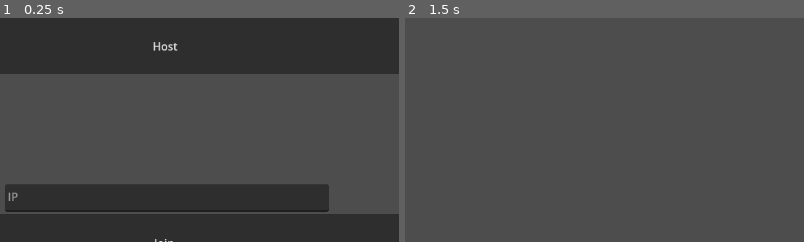
Above: before the commit, frames 1-2 (left to right).
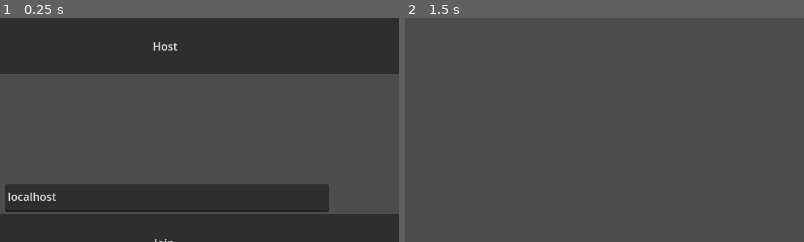
Above: after the commit, the same moments.

Repository: tomeng99/aoe-game-godot
Game: Godot game, scene res://scenes/Menu.tscn
The game is run twice, just before and just after one commit, with the same random seed, the same clock (stepped at 60 frames per second) and the same inputs. The engine's default icon, where the game draws it, is replaced by a stand-in: a white triangle on a blue panel in a dark square.
Inputs (mouse positions are % of the whole screen's width and height, from its top left):
- Up to frame 1 (0.25 s): no input
- Up to frame 2 (1.5 s): tap Enter at 0.5 s; move the mouse to (45, 70) at 0.52 s; hold Up (ui_up) 0.53-1.25 s; click (45, 70) at 0.67 s; click "Host" at 1.25 s
The pictures show only the part of the screen within x 29-79%, y 0-50%; the shares and areas given below are measured in that part.

The runs differ from the first frame. In frame 1, 0.3% of the frame differs, in the area x 2-15%, y 77-82%; in frame 2, nothing differs.

Commit message:
Kinda works

Diff:
--- a/project.godot
+++ b/project.godot
@@ -14,3 +14,7 @@
 run/main_scene="res://scenes/Menu.tscn"
 config/features=PackedStringArray("4.3", "Forward Plus")
 config/icon="res://resources/icon.svg"
+
+[display]
+
+window/size/resizable=false
--- a/scenes/Menu.tscn
+++ b/scenes/Menu.tscn
@@ -43,6 +43,7 @@
 offset_top = 240.0
 offset_right = 813.0
 offset_bottom = 280.0
+text = "localhost"
 placeholder_text = "IP"
 
 [node name="MultiplayerSpawner" type="MultiplayerSpawner" parent="."]
--- a/scenes/selection_box.gd
+++ b/scenes/selection_box.gd
@@ -19,7 +19,7 @@
 func _input(event):
 	if is_multiplayer_authority():  # Only allow input handling if this peer is the authority
 		handle_input(event)
-		print(name.to_int())
+		#print(name.to_int())
 
 
 func handle_input(event):
@@ -53,6 +53,7 @@
 	selection_box.size = (selection_end - selection_start).abs()
 
 	for character in characters_node.get_children():
+		print(character)
 		if get_selection_rect().has_point(character.global_position):
 			character.select()
 			if character not in selected_characters:
@@ -81,12 +82,19 @@
 	selected_characters.clear()
 
 func _on_button_pressed():
+	# Notify all clients to add this character to their Characters node
+	rpc_add_character.rpc(Vector2(randf() * 500, randf() * 500), multiplayer.get_unique_id())
+
+
+@rpc("call_local", "any_peer")
+func rpc_add_character(position, authority):
+	print("Is server:", multiplayer.is_server())
 	var scene_instance = player_scene.instantiate()
-	scene_instance.global_position = Vector2(randf() * 500, randf() * 500)
+	scene_instance.global_position = position
 
 	# Ensure authority is set correctly
-	scene_instance.set_multiplayer_authority(multiplayer.get_unique_id())
-	print(multiplayer.get_unique_id())
+	scene_instance.set_multiplayer_authority(authority)
+	print("spawned minion for ", authority, " on ", multiplayer.get_unique_id())
 
 	# Add MultiplayerSynchronizer if needed
 	if not scene_instance.has_node("MultiplayerSynchronizer"):
@@ -94,13 +102,5 @@
 		sync.name = "MultiplayerSynchronizer"
 		scene_instance.add_child(sync)
 
+	print(characters_node)
 	characters_node.add_child(scene_instance)
-			# Notify all clients to add this character to their Characters node
-	rpc_add_character.rpc(scene_instance.global_position)
-
-
-@rpc("any_peer")
-func rpc_add_character(position: Vector2):
-	var scene_instance = player_scene.instantiate()
-	scene_instance.global_position = position
-	characters_node.add_child(scene_instance)
Binary file changed: resources/minions.aseprite
